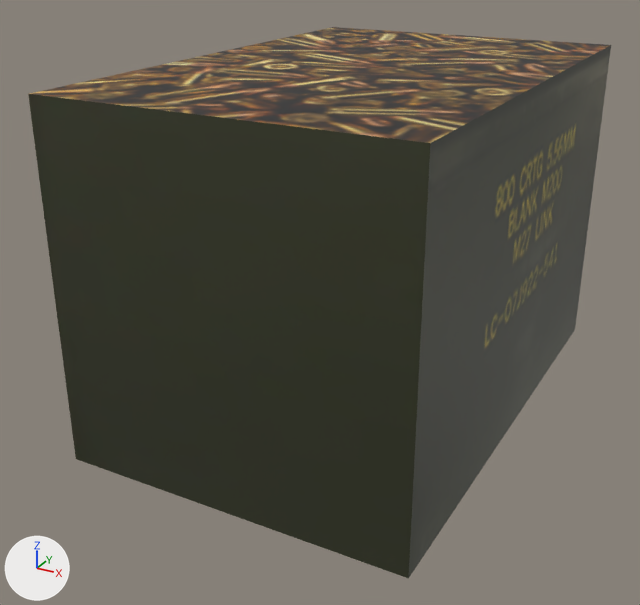
Two versions of the Blender file Assets/00_DownloadedAssets/00_KitBashModels/Completed Kitbash Models/AmmoBox.blend, one commit apart.
Before and after are seen from a camera (50 mm lens) standing at (1.093, -2.246, 0.883) and looking at (-0.072, -0.127, -0.176). The lights are fixed; the arrows at lower left show +X, +Y and +Z.
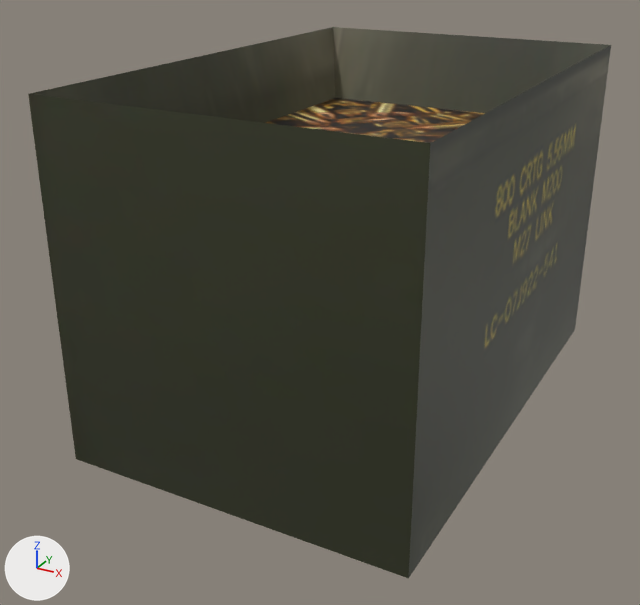
Pixel boxes (x1, y1, x2, y2) of what changed, in the pictures (640 x 605 px):
part 1 of me_cube_001, built on
    both: (30, 27, 610, 143)

Diff of the bpy script that builds the scene:
```diff
--- a/Assets/00_DownloadedAssets/00_KitBashModels/Completed Kitbash Models/AmmoBox.blend.py
+++ b/Assets/00_DownloadedAssets/00_KitBashModels/Completed Kitbash Models/AmmoBox.blend.py
@@ me_cube_001 @@
 # used by ob_cube; location = (0.0, 0.0, 0.0); scale = (1.0, 1.5, 1.0)
 # verts and faces of me_cube_001; kept vertices keep their numbers, new ones are numbered from 8
 # before: 1 (-0.5, -0.5, 0.5) at pixel (28, 93), 3 (-0.5, 0.5, 0.5) at pixel (332, 27), 5 (0.5, -0.5, 0.5) at pixel (430, 143), 7 (0.5, 0.5, 0.5) at pixel (611, 45)
-me_cube_001.from_pydata(...)  # 8 vertices, 6 faces; spans x -0.5..0.5, y -0.5..0.5, z -0.5..0.5
+me_cube_001.from_pydata(...)  # 12 vertices, 10 faces; spans x -0.5..0.5, y -0.5..0.5, z -0.5..0.5
+# me_cube_001 part 1
+delete_faces([(1, 5, 7, 3)])
+verts[8] = (-0.441, -0.441, 0.263)
+verts[9] = (-0.441, 0.441, 0.263)  # pixel (335, 97)
+verts[10] = (0.441, -0.441, 0.263)
+verts[11] = (0.441, 0.441, 0.263)
+faces += [(8, 10, 11, 9), (1, 8, 9, 3), (3, 9, 11, 7), (5, 7, 11, 10), (1, 5, 10, 8)]
 me_cube_001.materials.append(mat_ammobox)
```
